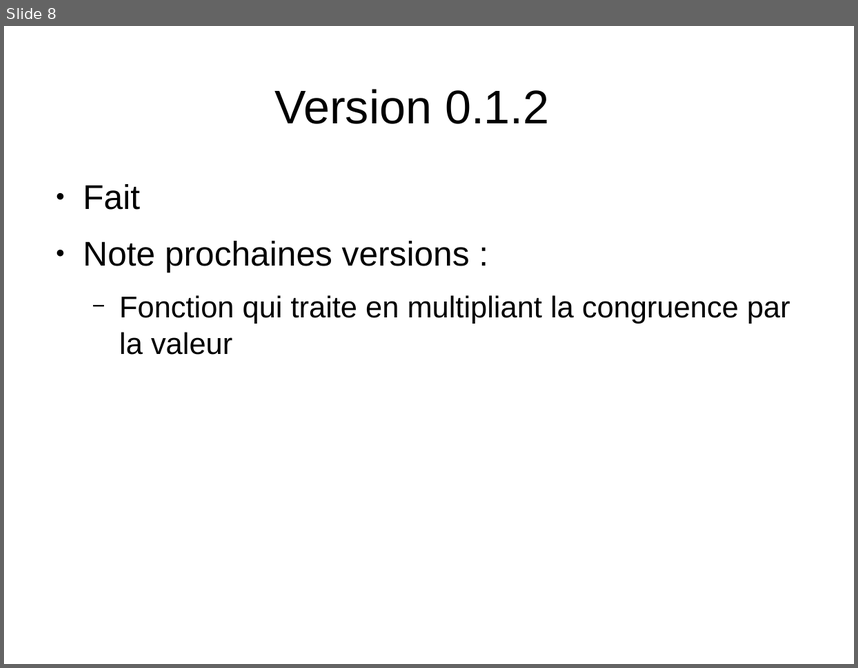
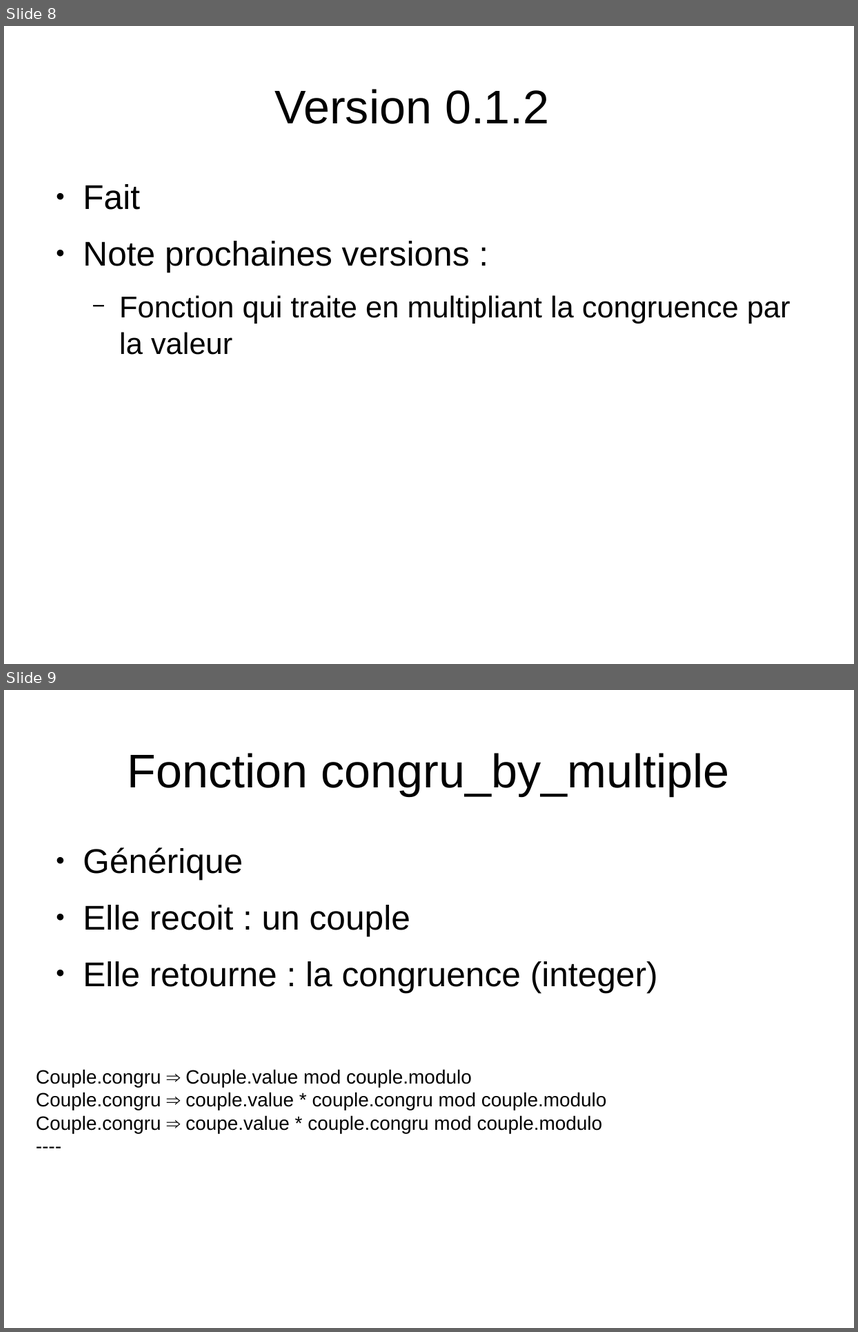
Before and after one commit to CallisteHanriat/congru, a slide deck: schema_congru.odp. Shown one above the other, each under a label of ours: slide 8 before the commit, slides 8 and 9 after it. The pictures are 858x668 and 858x1332 pixels, drawn with LibreOffice and Linux fonts; fonts in the diff are those of the drawing. Boxes give left, top, right and bottom in pixels: in the first picture for what was removed or moved away, otherwise in the second. Text is boxed around its words. In the diff, an @@ line names an element or a change of style, - is before the commit and + after.

Commit message:
ajout de diapo : schema_congru.odp : fonction congru_by_multiple pour la version 2

```diff
--- a/schema_congru.odp
+++ b/schema_congru.odp
@@ slide 9 added at [4, 690, 854, 1328], background #FFFFFF @@
@@ title added at [128, 753, 730, 796], 44 pt, text #000000 @@
+Fonction congru_by_multiple
@@ text added at [83, 847, 658, 992], 32 pt, text #000000 @@
+● Générique
+● Elle recoit : un couple
+● Elle retourne : la congruence (integer)
@@ text added at [36, 1069, 607, 1133], 18 pt, text #000000 @@
+Couple.congru ⇒ Couple.value mod couple.modulo
+Couple.congru ⇒ couple.value * couple.congru mod couple.modulo
+Couple.congru ⇒ coupe.value * couple.congru mod couple.modulo
+----
```
